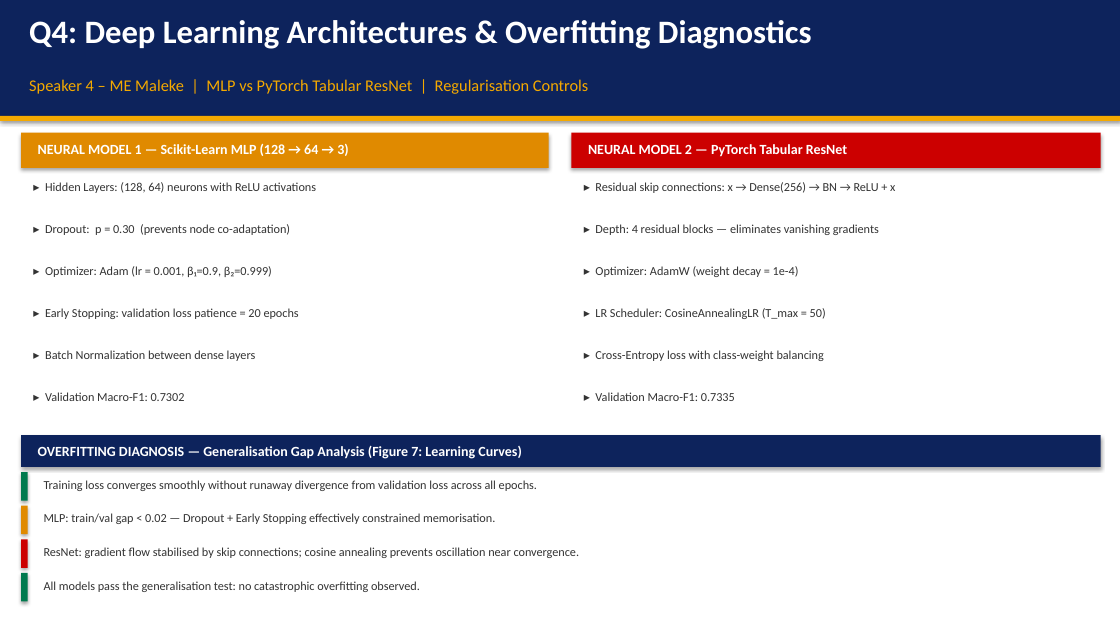
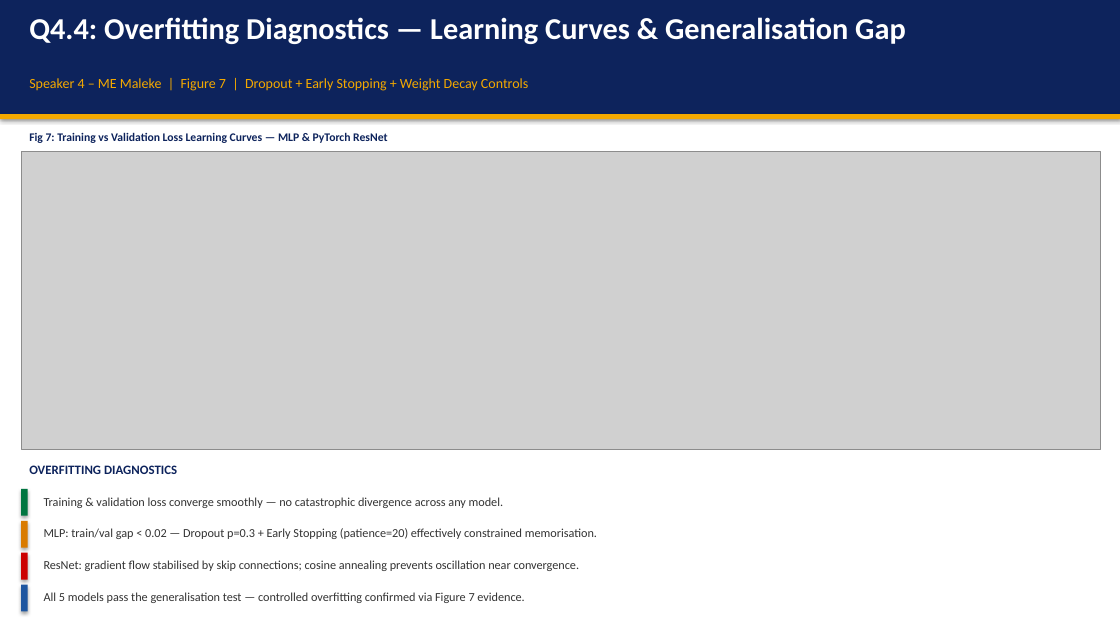
Before and after one commit to mrTruth-code/South-African-Municipal-Service-Delivery-Risk-Triage-System, a slide deck: slide 12 of docs/presentation.pptx (slide 11 before the commit). Drawn at 1120x630 pixels with LibreOffice and Linux fonts; fonts in the diff are those of the drawing; grey boxes stand for pictures. Boxes give left, top, right and bottom in pixels: in the first picture for what was removed or moved away, otherwise in the second. Text is boxed around its words. In the diff, an @@ line names an element or a change of style, - is before the commit and + after.

Commit message:
feat: embed all 10 evidence figures (fig1-fig10) into PowerPoint slides

```diff
--- a/docs/presentation.pptx
+++ b/docs/presentation.pptx
@@ text at <box>29,17,906,44</box>: text changed; size 28 to 26 pt @@
-Q4: Deep Learning Architectures & Overfitting Diagnostics
+Q4.4: Overfitting Diagnostics — Learning Curves & Generalisation Gap
@@ text at <box>29,78,528,91</box>: text changed; size 14 to 12 pt @@
-Speaker 4 – ME Maleke | MLP vs PyTorch Tabular ResNet | Regularisation Controls
+Speaker 4 – ME Maleke | Figure 7 | Dropout + Early Stopping + Weight Decay Controls
@@ rectangle removed at <box>21,133,549,168</box> @@
@@ text added at <box>29,132,387,143</box>, 10 pt, text #0D235C, bold @@
+Fig 7: Training vs Validation Loss Learning Curves — MLP & PyTorch ResNet
@@ text removed at <box>38,144,348,156</box> @@
-NEURAL MODEL 1 — Scikit-Learn MLP (128 → 64 → 3)
@@ rectangle removed at <box>571,133,1101,168</box> @@
@@ text removed at <box>588,144,847,157</box> @@
-NEURAL MODEL 2 — PyTorch Tabular ResNet
@@ picture added at <box>21,151,1101,450</box> @@
@@ text removed at <box>45,182,316,193</box> @@
-▸ Hidden Layers: (128, 64) neurons with ReLU activations
@@ text removed at <box>595,182,895,193</box> @@
-▸ Residual skip connections: x → Dense(256) → BN → ReLU + x
@@ text removed at <box>45,224,291,235</box> @@
-▸ Dropout: p = 0.30 (prevents node co-adaptation)
@@ text removed at <box>595,224,879,235</box> @@
-▸ Depth: 4 residual blocks — eliminates vanishing gradients
@@ text removed at <box>45,266,272,277</box> @@
-▸ Optimizer: Adam (lr = 0.001, β₁=0.9, β₂=0.999)
@@ text removed at <box>595,266,799,277</box> @@
-▸ Optimizer: AdamW (weight decay = 1e-4)
@@ text removed at <box>45,308,299,319</box> @@
-▸ Early Stopping: validation loss patience = 20 epochs
@@ text removed at <box>595,308,826,319</box> @@
-▸ LR Scheduler: CosineAnnealingLR (T_max = 50)
@@ text removed at <box>45,350,256,361</box> @@
-▸ Batch Normalization between dense layers
@@ text removed at <box>595,350,824,361</box> @@
-▸ Cross-Entropy loss with class-weight balancing
@@ text removed at <box>45,392,185,401</box> @@
-▸ Validation Macro-F1: 0.7302
@@ text removed at <box>595,392,735,401</box> @@
-▸ Validation Macro-F1: 0.7335
@@ rectangle removed at <box>21,435,1101,467</box> @@
@@ text removed at <box>38,446,521,459</box> @@
-OVERFITTING DIAGNOSIS — Generalisation Gap Analysis (Figure 7: Learning Curves)
@@ text added at <box>29,465,177,474</box>, 11 pt, text #0D235C, bold @@
+OVERFITTING DIAGNOSTICS
@@ 3 rectangles, 1 text: place and size @@
-3 rectangles, 1 text at <box>21,472,580,568</box>
+3 rectangles, 1 text at <box>21,489,580,580</box>
@@ rectangle at <box>21,489,28,516</box>: fill #007A4E to #007540 @@
@@ text at <box>44,497,503,508</box>: text changed @@
-Training loss converges smoothly without runaway divergence from validation loss across all epochs.
+Training & validation loss converge smoothly — no catastrophic divergence across any model.
@@ rectangle at <box>21,521,28,548</box>: fill #E08A00 to #D97B00 @@
@@ text at <box>44,528,597,539</box>: text changed @@
-MLP: train/val gap < 0.02 — Dropout + Early Stopping effectively constrained memorisation.
+MLP: train/val gap < 0.02 — Dropout p=0.3 + Early Stopping (patience=20) effectively constrained memorisation.
@@ rectangle: place and size @@
-rectangle at <box>21,573,28,602</box>
+rectangle at <box>21,585,28,612</box>
@@ rectangle at <box>21,585,28,612</box>: fill #007A4E to #1E56A0 @@
@@ text at <box>44,592,524,603</box>: text changed @@
-All models pass the generalisation test: no catastrophic overfitting observed.
+All 5 models pass the generalisation test — controlled overfitting confirmed via Figure 7 evidence.
```
Also in this commit, not shown: 17 other slides changed, 1 slide added, 1 slide removed, 1 other file.
